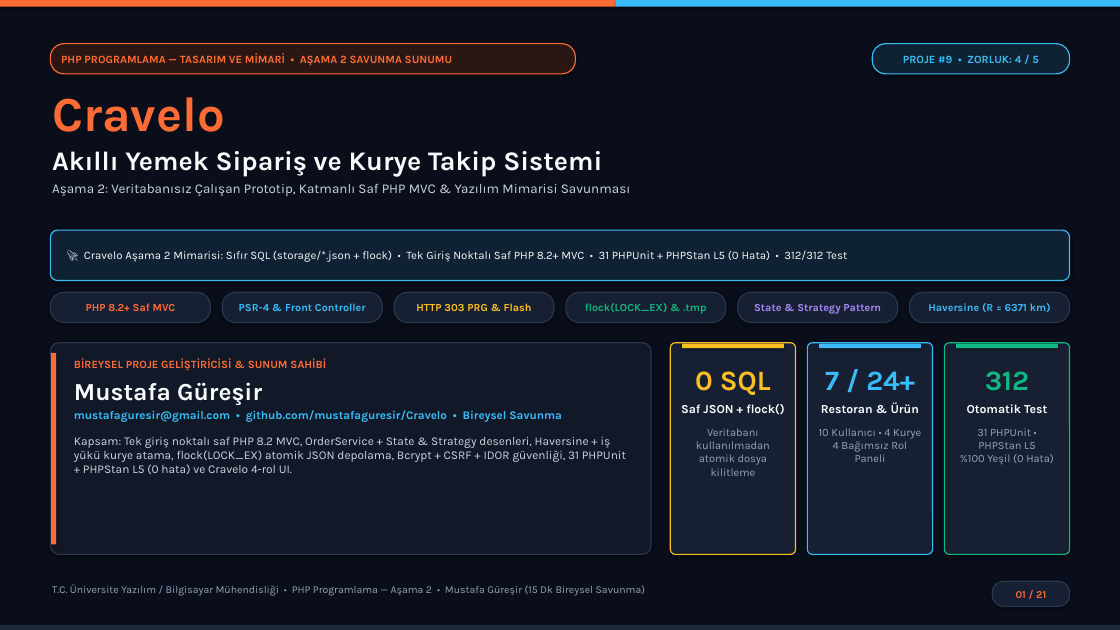
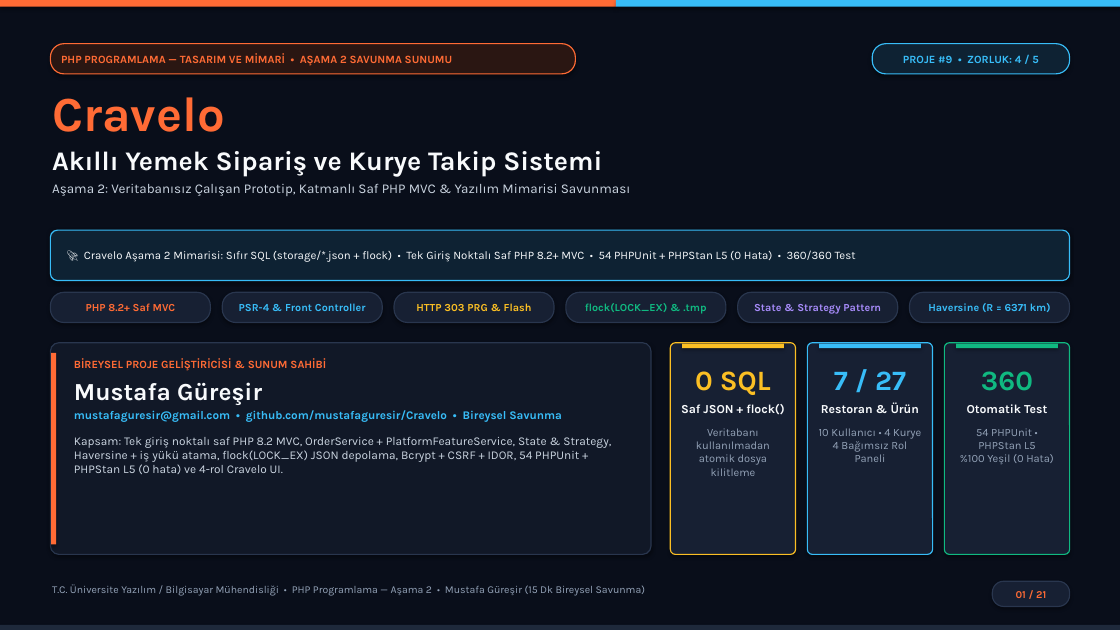
Before and after one commit to mustafaguresir/Cravelo, a slide deck: slide 1 of Cravelo_Asama2_Sunum.pptx. Drawn at 1120x630 pixels with LibreOffice and Linux fonts; fonts in the diff are those of the drawing. Boxes give left, top, right and bottom in pixels: in the first picture for what was removed or moved away, otherwise in the second. Text is boxed around its words. In the diff, an @@ line names an element or a change of style, - is before the commit and + after.

```diff
--- a/Cravelo_Asama2_Sunum.pptx
+++ b/Cravelo_Asama2_Sunum.pptx
@@ text at bbox=[84, 250, 856, 262]: text changed @@
-🚀 Cravelo Aşama 2 Mimarisi: Sıfır SQL (storage/*.json + flock) • Tek Giriş Noktalı Saf PHP 8.2+ MVC • 31 PHPUnit + PHPStan L5 (0 Hata) • 312/312 Test
+🚀 Cravelo Aşama 2 Mimarisi: Sıfır SQL (storage/*.json + flock) • Tek Giriş Noktalı Saf PHP 8.2+ MVC • 54 PHPUnit + PHPStan L5 (0 Hata) • 360/360 Test
@@ text at bbox=[834, 371, 906, 390]: text changed @@
-7 / 24+
+7 / 27
@@ text at bbox=[981, 371, 1033, 391]: text changed @@
-312
+360
@@ text at bbox=[74, 437, 611, 474]: text changed @@
-Kapsam: Tek giriş noktalı saf PHP 8.2 MVC, OrderService + State & Strategy desenleri, Haversine + iş yükü kurye atama, flock(LOCK_EX) atomik JSON depolama, Bcrypt + CSRF + IDOR güvenliği, 31 PHPUnit + PHPStan L5 (0 hata) ve Cravelo 4-rol UI.
+Kapsam: Tek giriş noktalı saf PHP 8.2 MVC, OrderService + PlatformFeatureService, State & Strategy, Haversine + iş yükü atama, flock(LOCK_EX) JSON depolama, Bcrypt + CSRF + IDOR, 54 PHPUnit + PHPStan L5 (0 hata) ve 4-rol Cravelo UI.
@@ text at bbox=[960, 428, 1054, 464]: text changed @@
-31 PHPUnit • PHPStan L5
-%100 Yeşil (0 Hata)
+54 PHPUnit • PHPStan L5
+%100 Yeşil (0 Hata)
```
Also in this commit, not shown: 5 other slides changed, 32 other files.
